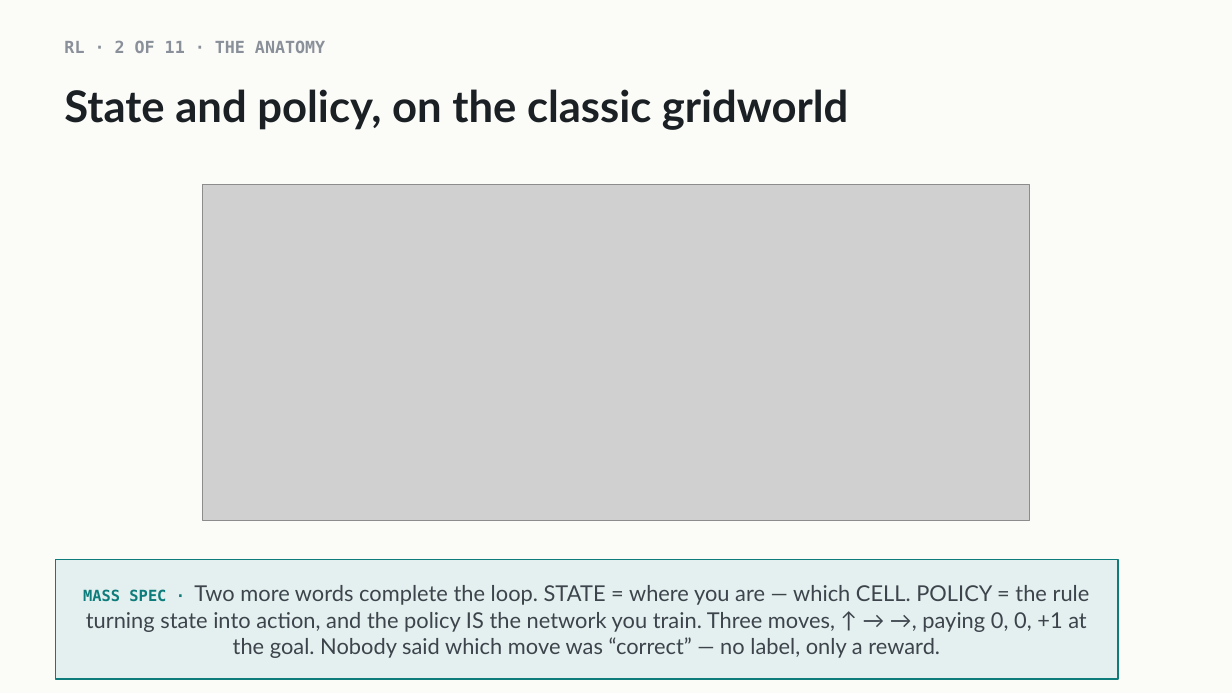
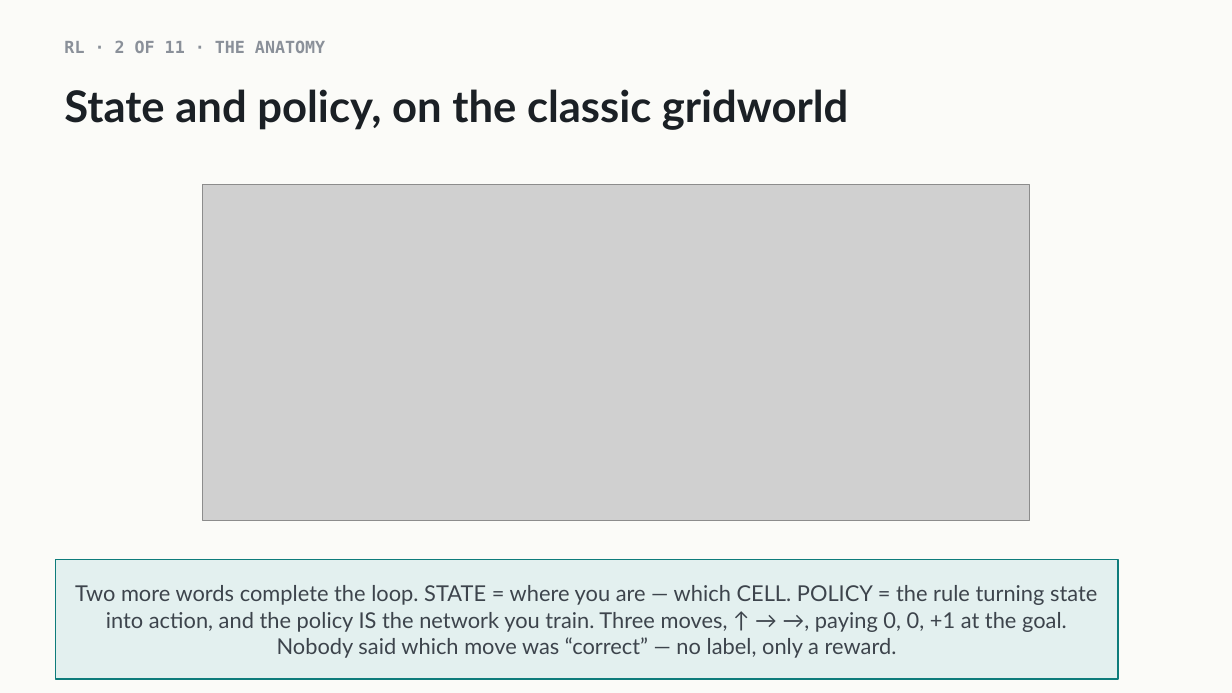
Before and after one commit to indigobio/msacl_dl_course, a slide deck: slide 11 of slides/pptx/lecture13_llms_landscape.pptx. Drawn at 1232x693 pixels with LibreOffice and Linux fonts; fonts in the diff are those of the drawing; grey boxes stand for pictures. Boxes give left, top, right and bottom in pixels: in the first picture for what was removed or moved away, otherwise in the second. Text is boxed around its words. In the diff, an @@ line names an element or a change of style, - is before the commit and + after.

```diff
--- a/slides/pptx/lecture13_llms_landscape.pptx
+++ b/slides/pptx/lecture13_llms_landscape.pptx
@@ text in rectangle at (75, 585, 1097, 658): text changed @@
-MASS SPEC · Two more words complete the loop. STATE = where you are — which CELL. POLICY = the rule turning state into action, and the policy IS the network you train. Three moves, ↑ → →, paying 0, 0, +1 at the goal. Nobody said which move was “correct” — no label, only a reward.
+Two more words complete the loop. STATE = where you are — which CELL. POLICY = the rule turning state into action, and the policy IS the network you train. Three moves, ↑ → →, paying 0, 0, +1 at the goal. Nobody said which move was “correct” — no label, only a reward.
```
Also in this commit, not shown: 1 other slide changed, 3 other files.
